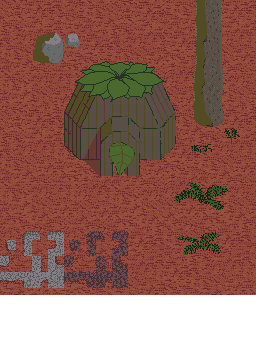
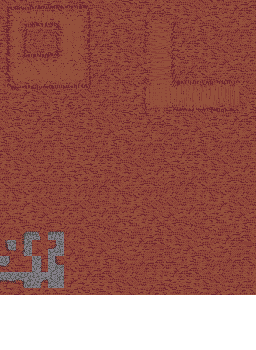
Before/after of a 256 × 350 layered artwork. What changed in the layer stack:
hid "Layer 13(pasted)", painted on it over [6, 0, 240, 288]
renamed "Layer 44" to "Layer 13", showed it, moved it above "root Merged", painted on it over [6, 0, 240, 256]
painted on "root Merged" over [6, 0, 240, 288]
